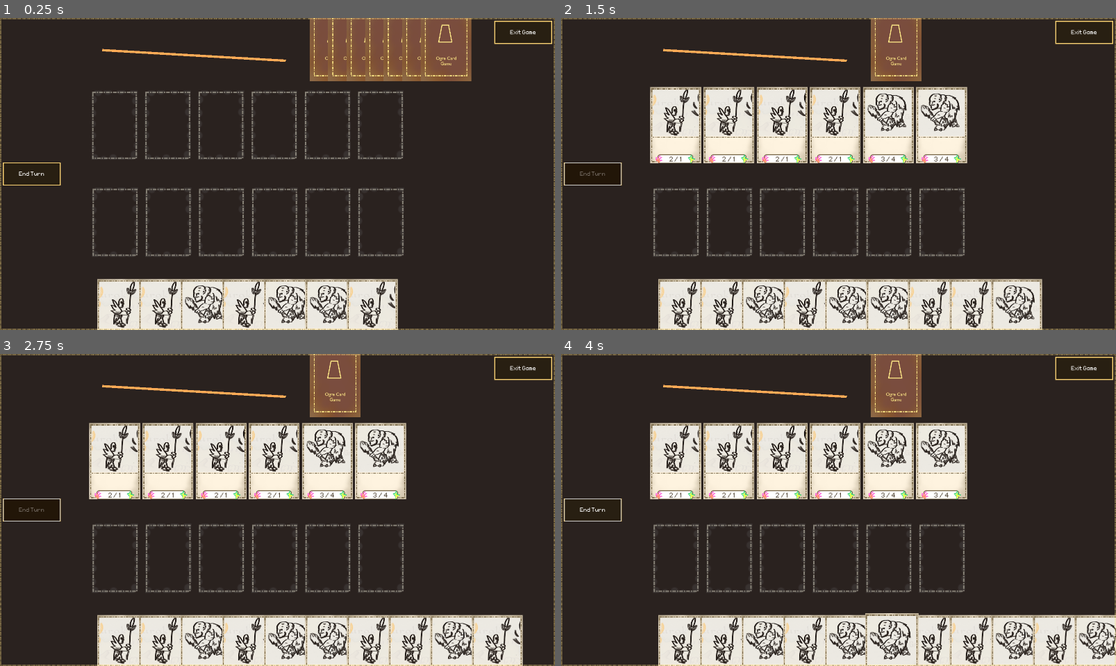
Above: before the commit, frames 1-4 (two rows, left to right).
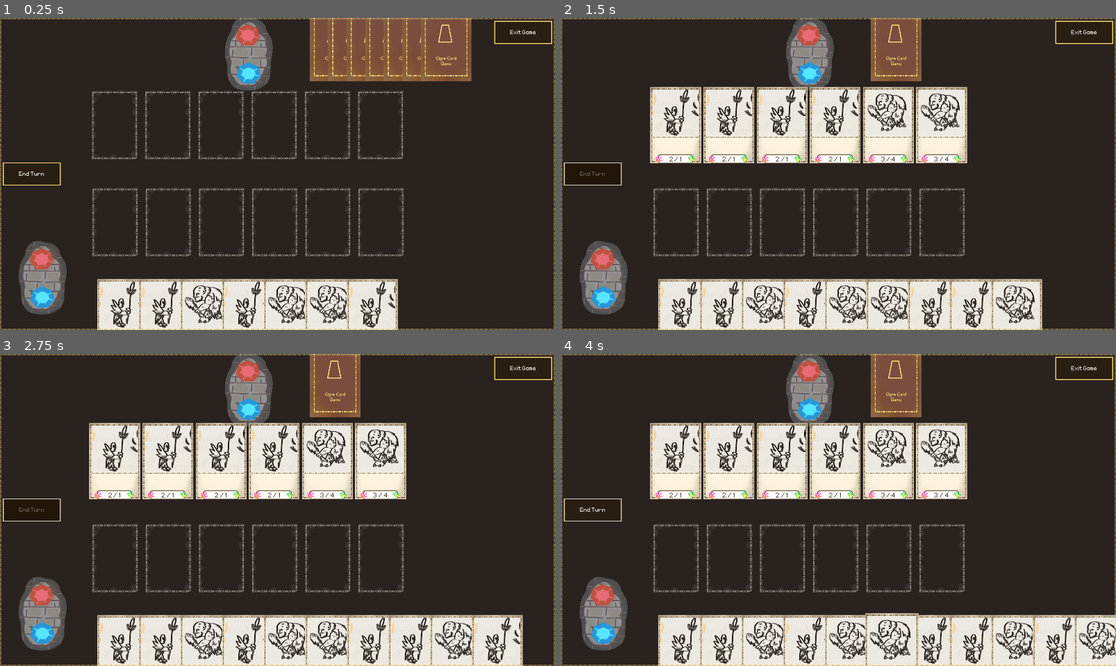
Above: after the commit, the same moments.

Repository: OttoElomaa/Godot-4-Ogre-Card-Game
Game: Godot game, scene res://GameScenes/main.tscn
Two runs of this game, one before a commit and one after it. Both use one fixed random seed, a clock stepped at 60 frames per second and the inputs below.
Inputs (mouse positions are in pixels of both pictures, inside the frame that each line leads up to):
- Up to frame 1 (0.25 s): no input
- Up to frame 2 (1.5 s): click (594, 174) at 0.5 s; click (594, 174) at 1.25 s
- Up to frame 3 (2.75 s): click (33, 510) at 2 s
- Up to frame 4 (4 s): tap Enter at 2.75 s; drag from (683, 653) to (849, 653) at 2.77 s; tap Space at 3.5 s; drag from (727, 653) to (894, 653) at 3.52 s

The runs differ from the first frame. In frame 1, 3.5% of the frame differs, in the area x 3-52%, y 0-96%; in frame 2, 3.5%; in frame 3, 3.5%; in frame 4, 3.5%.

Commit message:
Combat works: Damage resolution, deletes destroyed cards. Added MyTools autoload with func to check if node was deleted.

Diff:
--- a/Cards/card.gd
+++ b/Cards/card.gd
@@ -17,6 +17,8 @@
 
 @export var startingDamage := 0
 @export var startingHealth := 0
+var damage := 0
+var health := 0
 
 var mySlot: CardSlot = null
 var myOffset := Vector2.ZERO
@@ -29,6 +31,8 @@
 	var cardManager = get_parent().get_parent()
 	cardManager.connectCardSignal(self)
 
+	damage = startingDamage
+	health = startingHealth
 	myOffset = get_parent().position
 
 	$Frontside/StatsPanel/HBox/PowerLabel.text = "%d" % startingDamage
@@ -65,3 +69,7 @@
 	if actionState == CardActionStates.ACTIVE:
 		return true
 	return false
+
+
+func checkHasLethalOn(card:Card):
+	return (damage > card.health)
--- /dev/null
+++ b/GameScenes/Autoloads/MyTools.tscn
@@ -0,0 +1,6 @@
+[gd_scene load_steps=2 format=3 uid="uid://b5e1japtdj8e"]
+
+[ext_resource type="Script" uid="uid://b06j00lt3vyf1" path="res://GameScenes/Autoloads/my_tools.gd" id="1_4t0x4"]
+
+[node name="MyTools" type="Node2D"]
+script = ExtResource("1_4t0x4")
--- a/GameScenes/States.tscn
+++ b/GameScenes/Autoloads/States.tscn
@@ -1,6 +1,6 @@
 [gd_scene load_steps=2 format=3 uid="uid://bup6apeci6kjj"]
 
-[ext_resource type="Script" uid="uid://dd3qncojpm6lc" path="res://GameScenes/states.gd" id="1_pm0cs"]
+[ext_resource type="Script" uid="uid://dd3qncojpm6lc" path="res://GameScenes/Autoloads/states.gd" id="1_pm0cs"]
 
 [node name="States" type="Node2D"]
 script = ExtResource("1_pm0cs")
--- /dev/null
+++ b/GameScenes/Autoloads/my_tools.gd
@@ -0,0 +1,14 @@
+extends Node2D
+
+
+
+func checkNodeValidity(node) -> bool:
+
+	if not node:
+		return false
+	if not is_instance_valid(node):
+		return false
+	if node.is_queued_for_deletion():
+		return false
+
+	return true
--- a/GameScenes/battle_system.gd
+++ b/GameScenes/battle_system.gd
@@ -8,6 +8,12 @@
 
 @onready var attackLine := $AttackLine
 var COLLISION_MASK_CARD := 1
+
+var playerMana := 0
+var enemyMana := 0
+
+var playerHealth := 0
+var enemyHealth := 0
 
 var attackLineShown: bool = false
 var currentAttackingCard: Card = null
@@ -34,9 +40,18 @@
 	var results = main.fetchMouseOverObjects(COLLISION_MASK_CARD)
 	if results.size() > 0:
 		var target:Card = getCollidedObject(results[0])
-		if main.checkSlotPlayer(target.mySlot):
+		if main.checkSlotEnemy(target.mySlot):
 			attackLineShown = false
 			States.gameState = States.GameStates.PLAY
+			prints("Player card targets enemy card: ", currentAttackingCard, target)
+
+			var cardsToDestroy := []
+			if currentAttackingCard.checkHasLethalOn(target):
+				cardsToDestroy.append(target)
+			if target.checkHasLethalOn(currentAttackingCard):
+				cardsToDestroy.append(currentAttackingCard)
+			for c in cardsToDestroy:
+				c.queue_free()
 
 
 func togglePlayerAttackMode(enable:bool, card:Card):
--- a/GameScenes/cards_manager.gd
+++ b/GameScenes/cards_manager.gd
@@ -78,6 +78,8 @@
 	#### HIGHLIGHT A CARD ON HOVER -> Not when mouse over a stack of cards
 	if currentHoveredCards.size() == 1:
 		var card = currentHoveredCards[0]
+		if not MyTools.checkNodeValidity(card):
+			return
 		#if card == checkMouseOverCard():
 		card.scale = Vector2(1.05, 1.05)
 		card.z_index = 2
--- a/GameScenes/main.tscn
+++ b/GameScenes/main.tscn
@@ -9,6 +9,7 @@
 [ext_resource type="LabelSettings" uid="uid://4clxhxygbncp" path="res://Fonts/LabelSettingSmallFontWhite.tres" id="6_m0cpn"]
 [ext_resource type="StyleBox" path="res://PanelStyles/LabelTransparentBasicDark.tres" id="8_2brjh"]
 [ext_resource type="StyleBox" path="res://PanelStyles/EmptyStyleBox.tres" id="9_7ijru"]
+[ext_resource type="Texture2D" uid="uid://cg87l0yc8bagd" path="res://Art/game-mana-health-holder-texture.png" id="10_2brjh"]
 
 [node name="Main" type="Node2D"]
 script = ExtResource("1_8jxey")
@@ -18,7 +19,7 @@
 
 [node name="AttackLine" type="Line2D" parent="BattleSystem"]
 z_index = 5
-points = PackedVector2Array(442, 139, 1236, 185)
+points = PackedVector2Array(-287, 209, -492, 528)
 default_color = Color(1, 0.67451, 0.341176, 1)
 
 [node name="CardsManager" type="Node2D" parent="."]
@@ -162,5 +163,16 @@
 anchor_mode = 0
 zoom = Vector2(0.8, 0.8)
 
+[node name="Scenery" type="Node2D" parent="."]
+z_index = -5
+
+[node name="PlayerResourceHolderSprite" type="Sprite2D" parent="Scenery"]
+position = Vector2(190, 1120)
+texture = ExtResource("10_2brjh")
+
+[node name="EnemyResourceHolderSprite2" type="Sprite2D" parent="Scenery"]
+position = Vector2(1082, 151)
+texture = ExtResource("10_2brjh")
+
 [connection signal="pressed" from="CanvasLayer/ExitPane/Panel/ExitButton" to="." method="_on_exit_button_pressed"]
 [connection signal="pressed" from="CanvasLayer/EndTurnPane/Panel/EndTurnButton" to="BattleSystem" method="_on_end_turn_button_pressed"]
--- a/project.godot
+++ b/project.godot
@@ -17,7 +17,8 @@
 
 [autoload]
 
-States="*res://GameScenes/States.tscn"
+States="*res://GameScenes/Autoloads/States.tscn"
+MyTools="*res://GameScenes/Autoloads/MyTools.tscn"
 
 [display]
 
Binary file added: Art/game-mana-health-holder-texture.png
Not shown, added: Art/game-mana-health-holder-texture.png.import
Not shown, added: GameScenes/Autoloads/my_tools.gd.uid
Renamed: GameScenes/states.gd -> GameScenes/Autoloads/states.gd
Renamed: GameScenes/states.gd.uid -> GameScenes/Autoloads/states.gd.uid
Not shown: 1 places in GameScenes/main.tscn that only renumber resources
Not shown, added: Art/game-mana-health-holder-texture.pdn
